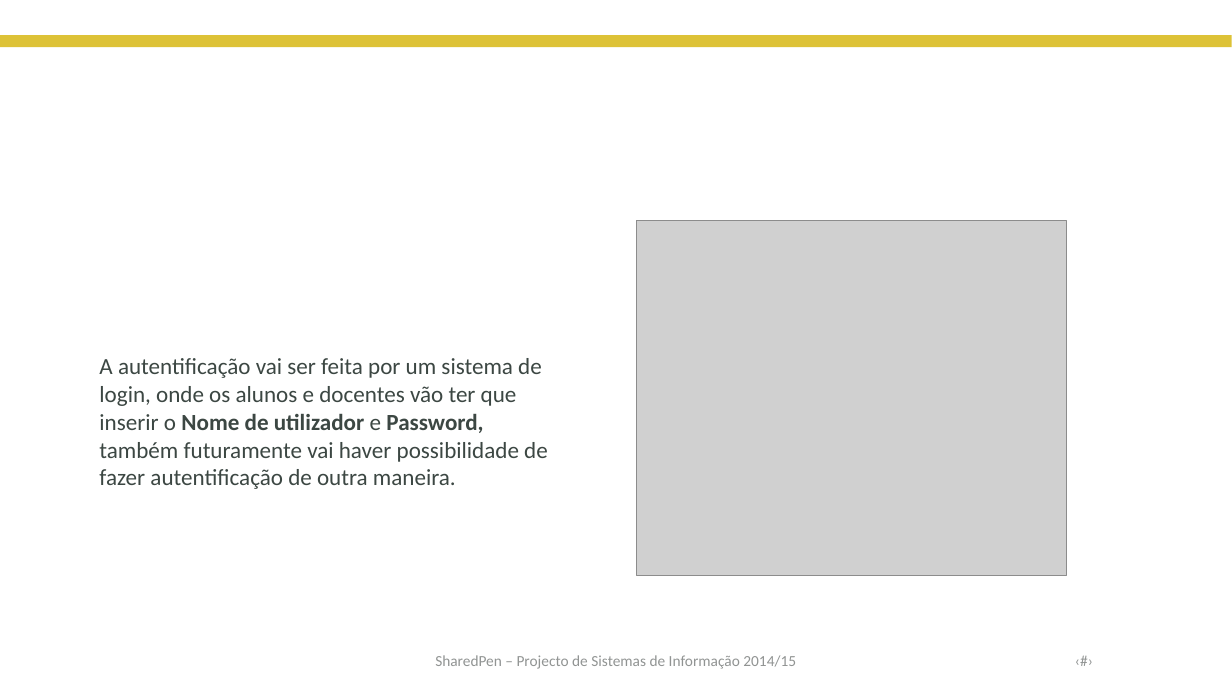
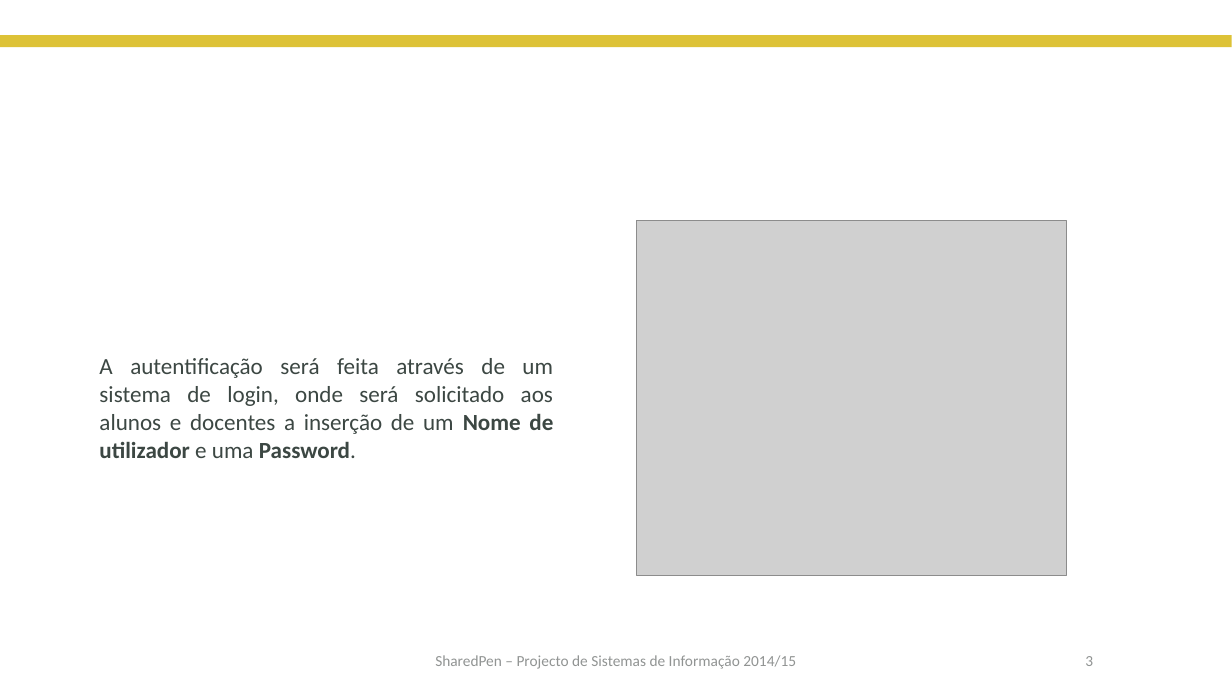
Before and after one commit to claudioRcarvalho/sharedpen_doc, a slide deck: slide 3 of Apresentação_Professoras.pptx. Drawn at 1232x693 pixels with LibreOffice and Linux fonts; fonts in the diff are those of the drawing; grey boxes stand for pictures; background and template pictures are left out. Boxes give left, top, right and bottom in pixels: in the first picture for what was removed or moved away, otherwise in the second. Text is boxed around its words. In the diff, an @@ line names an element or a change of style, - is before the commit and + after.

```diff
--- a/Apresentação_Professoras.pptx
+++ b/Apresentação_Professoras.pptx
@@ text at (99,358,553,458): text changed @@
-A autentificação vai ser feita por um sistema de login, onde os alunos e docentes vão ter que inserir o Nome de utilizador e Password, também futuramente vai haver possibilidade de fazer autentificação de outra maneira.
+A autentificação será feita através de um sistema de login, onde será solicitado aos alunos e docentes a inserção de um Nome de utilizador e uma Password.
@@ text removed at (904,642,1103,679) @@
-‹#›
@@ page number added at (1085,656,1093,666), 12 pt, text #929594 @@
+3
```
Also in this commit, not shown: 9 other slides changed.
